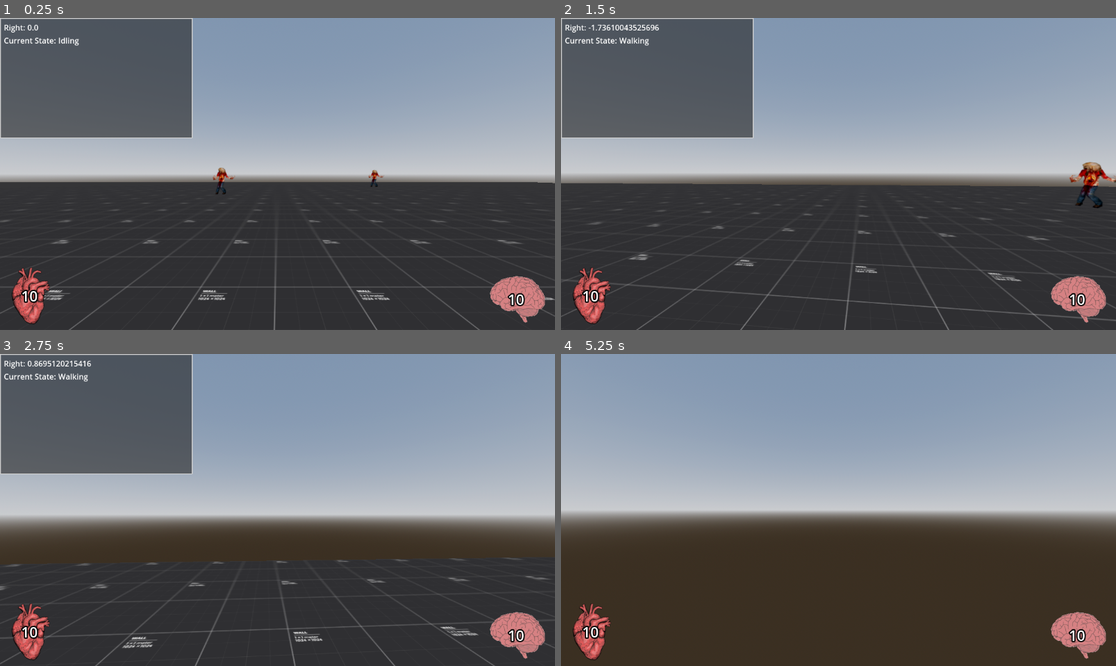
Above: before the commit, frames 1-4 (two rows, left to right).
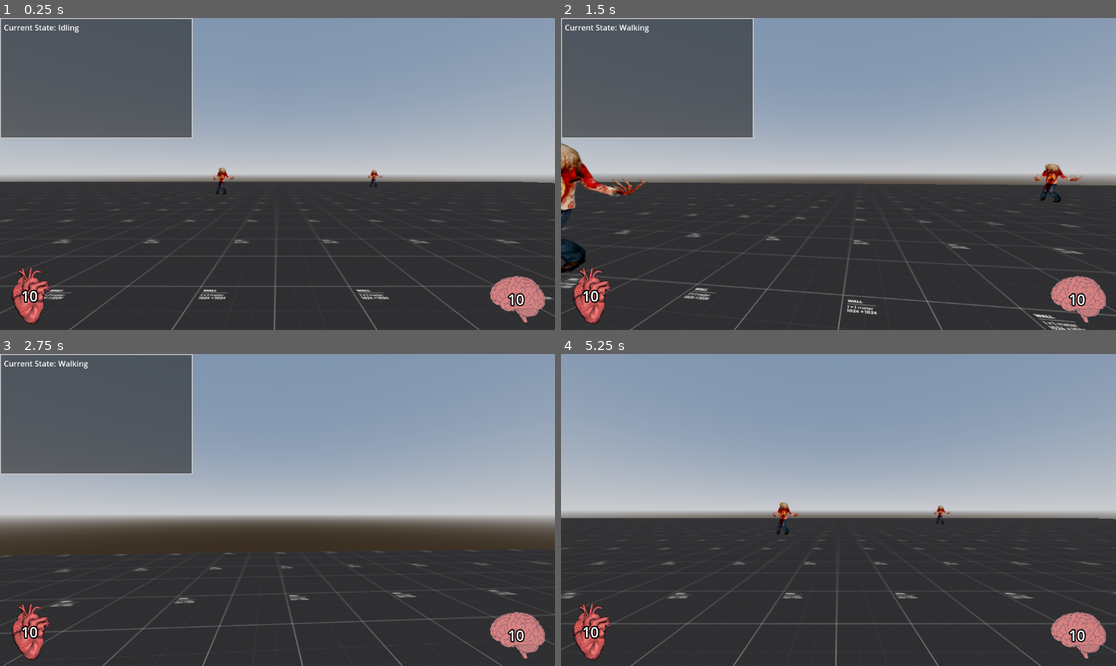
Above: after the commit, the same moments.

Repository: Jaret-McManus/BoomerShooter
Game: Godot game, scene res://scenes/main.tscn
The game is run twice, just before and just after one commit, with the same random seed, the same clock (stepped at 60 frames per second) and the same inputs.
Inputs (mouse positions are in pixels of both pictures, inside the frame that each line leads up to):
- Up to frame 1 (0.25 s): no input
- Up to frame 2 (1.5 s): move the mouse to (866, 174) at 0.52 s; press the mouse at (866, 174) at 0.53 s; hold W (forward) from 0.53 s (still down); tap Space (jump) at 0.77 s; move the mouse to (810, 174) at 1.27 s; release the mouse at (810, 174) at 1.28 s; tap Q (kick) at 1.35 s
- Up to frame 3 (2.75 s): keep holding W (forward); tap Space (jump) at 1.52 s; move the mouse to (288, 503) at 2.02 s; press the mouse at (288, 503) at 2.03 s
- Up to frame 4 (5.25 s): keep holding W (forward); move the mouse to (832, 516) at 2.77 s; release the mouse at (832, 516) at 2.78 s; tap Q (kick) at 2.85, 4.35 s; tap Space (jump) at 3.02, 3.77, 4.52 s; move the mouse to (877, 513) at 3.52 s; press the mouse at (877, 513) at 3.53 s; tap ` (debug_toggle) at 4.15 s; move the mouse to (794, 506) at 4.27 s; release the mouse at (794, 506) at 4.28 s; move the mouse to (844, 510) at 5.02 s; press the mouse at (844, 510) at 5.03 s

The runs differ from the first frame. In frame 1, 1.0% of the frame differs, in the area x 0-100%, y 2-91%; in frame 2, 5.3%; in frame 3, 2.4%; in frame 4, 6.6%, in the area x 0-100%, y 47-100%.

Commit message:
Changed movement/debug
- added camera effects, fov changing on speed, tilt based on horizontal movement
- added update_max_debug and update_min_debug, to record maxes and mins for debugging

Diff:
--- a/project.godot
+++ b/project.godot
@@ -19,6 +19,10 @@
 
 Global="*res://scripts/globals/global.gd"
 Debug="*res://scripts/globals/debug.gd"
+
+[debug]
+
+gdscript/warnings/untyped_declaration=1
 
 [input]
 
--- a/scripts/component_scripts/health_component.gd
+++ b/scripts/component_scripts/health_component.gd
@@ -1,8 +1,10 @@
 class_name HealthComponent
 extends Node
 
+@warning_ignore("unused_signal")
 signal died
 signal stunned(stun_time: int)
+@warning_ignore("unused_signal")
 signal health_changed()
 
 @export var STUN_TIME : int = 0
--- a/scripts/globals/debug.gd
+++ b/scripts/globals/debug.gd
@@ -30,7 +30,7 @@
 		return debug_row
 
 
-func update_debug(debug_name: StringName, value=null) -> void:
+func update_debug(debug_name: StringName, value: Variant = null) -> void:
 	if not panel: return
 
 	if debug_name in debug_dict:
@@ -40,3 +40,27 @@
 		var new_debug_row := DebugRow.create(debug_name, value)
 		debug_dict[debug_name] = new_debug_row
 		vbox.add_child(new_debug_row)
+
+
+func update_max_debug(debug_name: StringName, value: Variant = null) -> void:
+	if not panel: return
+
+	if debug_name in debug_dict:
+		var debug_row := debug_dict[debug_name]
+		debug_row.value = max(debug_row.value, value)
+	else:
+		var new_debug_row := DebugRow.create(debug_name, value)
+		debug_dict[debug_name] = new_debug_row
+		vbox.add_child(new_debug_row)
+
+
+func update_min_debug(debug_name: StringName, value: Variant = null) -> void:
+	if not panel: return
+
+	if debug_name in debug_dict:
+		var debug_row := debug_dict[debug_name]
+		debug_row.value = min(debug_row.value, value)
+	else:
+		var new_debug_row := DebugRow.create(debug_name, value)
+		debug_dict[debug_name] = new_debug_row
+		vbox.add_child(new_debug_row)
--- a/scripts/globals/global.gd
+++ b/scripts/globals/global.gd
@@ -3,3 +3,4 @@
 const GRAVITY: Vector3 = Vector3.DOWN * 35
 var gui_manager : GUIManager
 var player : CharacterBody3D
+var epsilon: float = 1e-5
--- a/scripts/player.gd
+++ b/scripts/player.gd
@@ -1,15 +1,27 @@
 class_name Player
 extends CharacterBody3D
 
+@warning_ignore("unused_signal")
 signal damage_taken(amount: int)
+@warning_ignore("unused_signal")
 signal healed(amount: int)
 
+# Movement variables
 var BASE_SPEED: float = 15.0
-var BASE_ACCELERATION: float = 8 * BASE_SPEED
+var BASE_ACCELERATION: float = 4 * BASE_SPEED
 var BASE_DECELERATION: float = 11 * BASE_SPEED
 var AIR_ACC_MULTIPLIER: float = 0.7
-const JUMP_VELOCITY: float = 13
+var DIR_CHANGE_ACC_MULT: float = 1.2
+const JUMP_VELOCITY: float = 13.0
+var FALLING_GRAVITY_MULT: float = 1.2
+var RESPAWN_HEIGHT: float = -45.0
+
+# Camera variables
 var SENSITIVITY: float = 0.0020
+var CAMERA_TILT: float = deg_to_rad(1)
+var BASE_FOV := 75.0
+var TOP_FOV := BASE_FOV * 1.05
+var FOV_WEIGHT := 10.0
 
 @onready var head: Node3D = $Head
 @onready var camera: Camera3D = $Head/Camera3D
@@ -36,30 +48,47 @@
 		$Head/Camera3D/Leg/AnimationPlayer.play(&"ArmatureAction")
 
 
+func _physics_process(_delta: float) -> void:
+	if self.position.y < RESPAWN_HEIGHT:
+		self.position = Vector3(0, 1, 0)
+		head.rotation.y = 0
+		camera.rotation.x = 0
+
+
 ## Moves the player
 func handle_movement(max_speed: float, acceleration: float, deceleration: float, delta: float) -> void:
-	## the acceleration in the player movement might be too high,
-	## 2 * BASE_ACCELERATION feels better for me but it might just be my bad computer
-	## I think the acceleration should be higher when changing direction to feel less floaty
-	## And speed should be slower when moving backwards
 	# Get the input direction and handle the movement/deceleration.
 	var input_dir := Input.get_vector(&"left", &"right", &"forward", &"backward")
 	var direction := (head.transform.basis * Vector3(input_dir.x, 0, input_dir.y)).normalized()
-	if direction != Vector3.ZERO:
-		velocity.x = velocity.move_toward(direction * max_speed, acceleration * delta).x
-		velocity.z = velocity.move_toward(direction * max_speed, acceleration * delta).z
+
+	if direction.length() < Global.epsilon:
+		# not moving decelerate quickly
+		velocity.x = velocity.move_toward(direction * max_speed, deceleration * delta).x
+		velocity.z = velocity.move_toward(direction * max_speed, deceleration * delta).z
 	else:
-		var weight := 1 - exp(-deceleration) * delta
-		velocity.x = velocity.move_toward(direction * max_speed, weight).x
-		velocity.z = velocity.move_toward(direction * max_speed, weight).z
+		# accelerate faster when changing direction
+		var projected_vel: Vector3 = Vector3(velocity.x, 0.0, velocity.z)
+		var dir_vel_angle: float = direction.angle_to(projected_vel)
+
+		var acc: float = remap(dir_vel_angle, 0, PI, acceleration, acceleration * DIR_CHANGE_ACC_MULT)
+		velocity.x = velocity.move_toward(direction * max_speed, acc * delta).x
+		velocity.z = velocity.move_toward(direction * max_speed, acc * delta).z
 
 	# Gravity
 	if not self.is_on_floor():
-		var descent_mult: float = 1.0 if velocity.y < 0 else 1.2
+		var descent_mult: float = 1.0 if velocity.y < 0 else FALLING_GRAVITY_MULT
 		velocity += Global.GRAVITY * descent_mult * delta
 
-	# Camera tilt
-	var right := velocity.dot(self.basis.x)
-	Debug.update_debug(&"Right", right)
+	movement_camera_effects(delta)
 
 	self.move_and_slide()
+
+
+func movement_camera_effects(delta: float) -> void:
+	# Camera tilt
+	var right: float = velocity.dot(head.basis.x) / BASE_SPEED
+	camera.rotation.z = remap(-right, -1, 1, -self.CAMERA_TILT, self.CAMERA_TILT)
+
+	# Camera FOV
+	var desired_fov: float = remap(velocity.length(), 0, BASE_SPEED, BASE_FOV, TOP_FOV)
+	camera.fov = lerp(camera.fov, desired_fov, FOV_WEIGHT * delta)
--- a/scripts/states/movement/jumping.gd
+++ b/scripts/states/movement/jumping.gd
@@ -5,7 +5,7 @@
 @onready var DECELERATION: float = player.BASE_DECELERATION * player.AIR_ACC_MULTIPLIER
 @onready var JUMP_VEL: float = player.JUMP_VELOCITY
 
-var min_y = 0.0
+
 func enter() -> void:
 	player.velocity.y += JUMP_VEL
 
@@ -20,8 +20,7 @@
 
 func physics_process(delta: float) -> void:
 	player.handle_movement(SPEED, ACCELERATION, DECELERATION, delta)
-	if player.velocity.y < min_y:
-		min_y = player.velocity.y
+
 	if player.velocity.length() < 0.001:
 		transition.emit(&"Idling")
 	elif player.is_on_floor():
--- a/scripts/test_enemy.gd
+++ b/scripts/test_enemy.gd
@@ -21,7 +21,7 @@
 	move_and_slide()
 
 
-func apply_gravity(delta) -> void:
+func apply_gravity(delta: float) -> void:
 	if not is_on_floor():
 		velocity += Global.GRAVITY * delta
 
Not shown, added: scenes/player.tscn6442316313.tmp
Not shown, added: scenes/player.tscn6454432926.tmp
Not shown, added: scenes/player.tscn708495276.tmp
